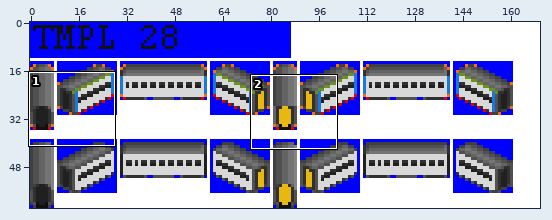
Sprite sheet, stored at gfx/Template/28px.png. Above, an overview of the earlier version with the close-up marked.
Close-up. Old version:
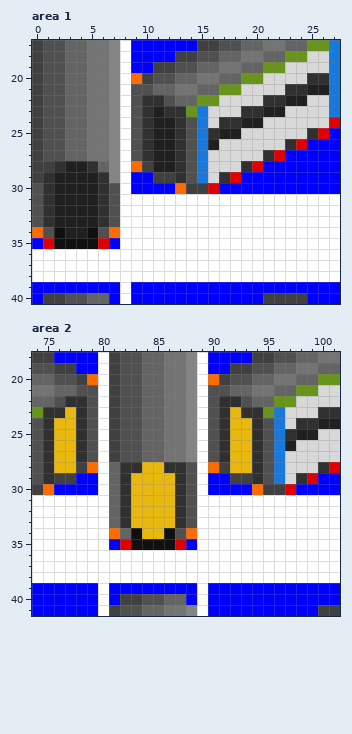
The file is 170x62 pixels. Colours within 5 levels of each other are drawn and written as one. Shown: area 1: x 0..27, y 17..40; area 2: x 74..101, y 18..41.
After:
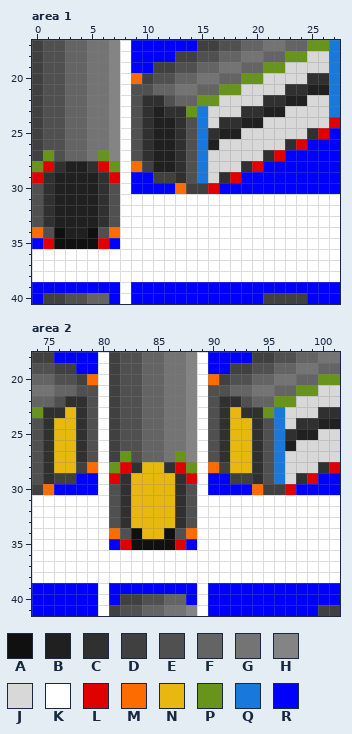
Palette (. is transparent): A #101010  B #202020  C #303030  D #404040  E #505050  F #646464  G #747474  H #848484  J #d8d8d8  K #ffffff  L #e00000  M #fc6c00  N #e8b810  P #68941c  Q #1878dc  R #0000ff
Diff:
Area 1:
y 27: x 1 E -> P; x 6 G -> P
y 28: x 0..1 DD -> PL; x 6..7 FH -> LP
y 29: x 0 D -> L; x 7 H -> L
Area 2:
y 27: x 82 E -> P; x 87 G -> P
y 28: x 81..82 FC -> PL; x 87..88 CE -> LP
y 29: x 81 F -> L; x 88 E -> L
y 30..33: x 81 F -> E
y 34: x 82 F -> E
Boxes around the changes in both close-ups, in picture pixels (x1, y1, x2, y2):
changed: (32, 150, 54, 183)
changed: (98, 150, 120, 183)
changed: (109, 451, 131, 539)
changed: (175, 451, 197, 484)
